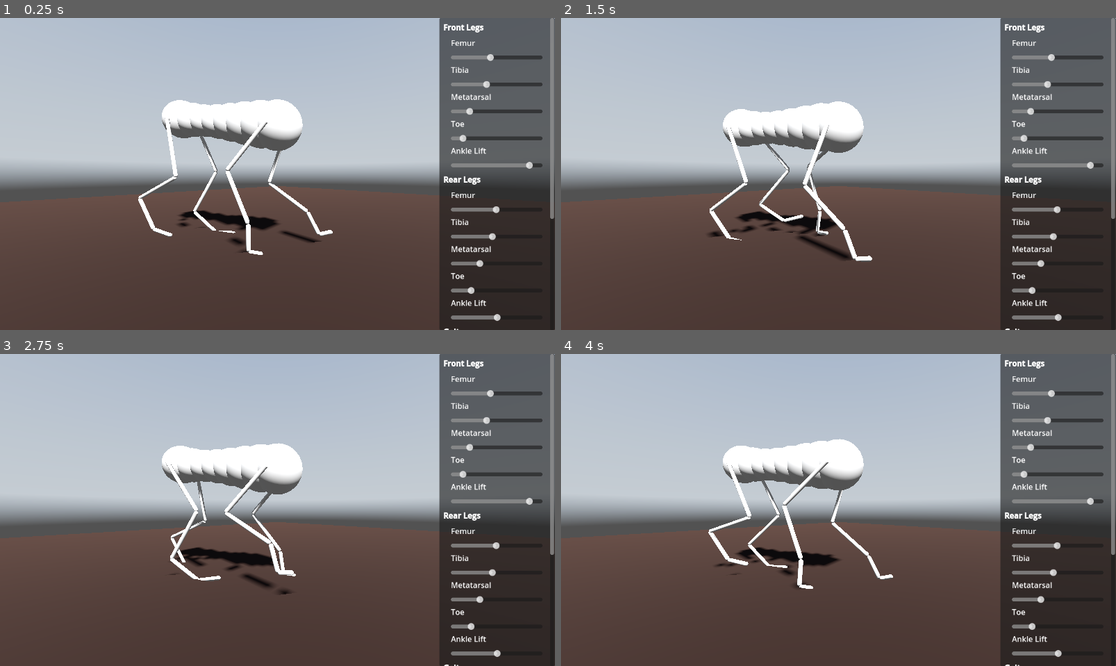
Above: before the commit, frames 1-4 (two rows, left to right).
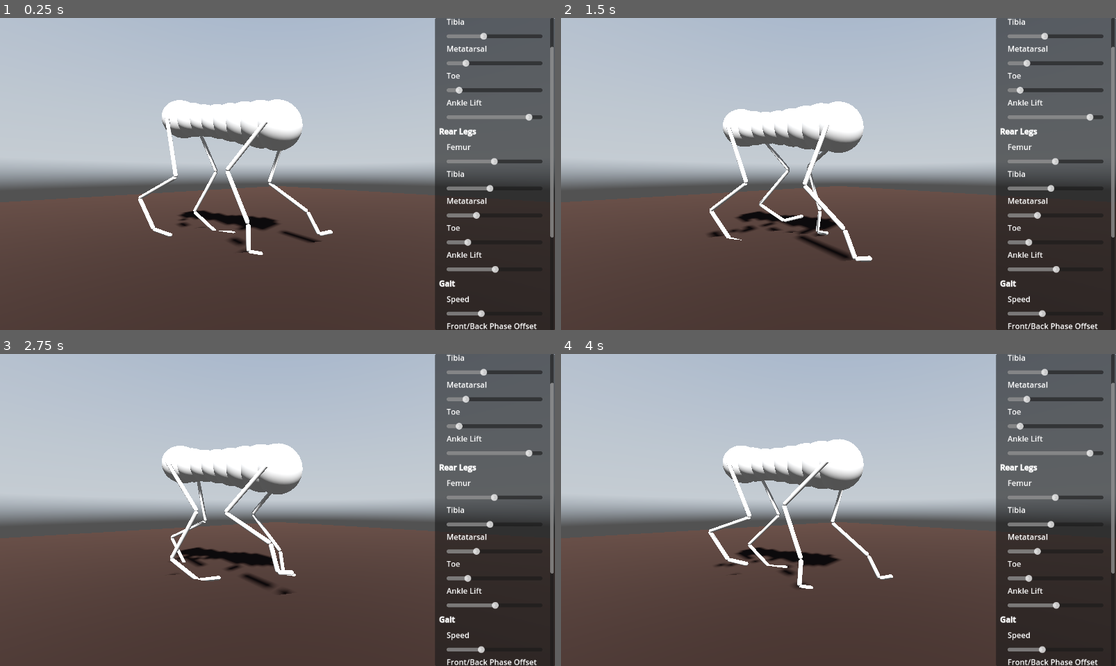
Above: after the commit, the same moments.

Repository: jehoz/legs-and-gaits
Game: Godot game, scene res://scenes/default.tscn
The game is run twice, just before and just after one commit, with the same random seed, the same clock (stepped at 60 frames per second) and the same inputs. A sky picture missing from this copy of the repository is replaced by a grey-blue gradient.
Inputs:
- Up to frame 1 (0.25 s): no input
- Up to frame 2 (1.5 s): no input
- Up to frame 3 (2.75 s): no input
- Up to frame 4 (4 s): no input

The runs differ from the first frame. In frame 1, 5.6% of the frame differs, in the area x 78-100%, y 0-100%; in frame 2, 5.6%; in frame 3, 5.6%; in frame 4, 5.6%.
Error before the commit: Invalid assignment of property or key 'step' with value of type 'float' on a base object of type 'Nil'. (res://scenes/control_panel.gd:88)

Commit message:
Wire up control panel elements

Diff:
--- a/scenes/default.tscn
+++ b/scenes/default.tscn
@@ -99,11 +99,12 @@
 anchor_bottom = 1.0
 offset_left = -240.0
 
-[node name="Panel" type="Panel" parent="CanvasLayer/Control" …(255 unchanged characters)… kle_lift_slider", "gait_speed_slider", "phase_offset_slider", "step_height_slide …(75 unchanged characters)…
+[node name="Panel" type="Panel" parent="CanvasLayer/Control" …(255 unchanged characters)… kle_lift_slider", "gait_speed_slider", "front_back_phase_offset_slider", "left_right_phase_offset_slider", "step_height_slide …(75 unchanged characters)…
 layout_mode = 1
 anchors_preset = 15
 anchor_right = 1.0
 anchor_bottom = 1.0
+offset_left = -9.0
 grow_horizontal = 2
 grow_vertical = 2
 mouse_filter = 2
@@ -120,7 +121,8 @@
 rear_toe_slider = NodePath("ScrollContainer/MarginContainer/VBoxContainer/MarginContainer2/VBoxContainer/RearToeSlider")
 rear_ankle_lift_slider = NodePath("ScrollContainer/MarginContainer/VBoxContainer/MarginContainer2/VBoxContainer/RearAnkleLiftSlider")
 gait_speed_slider = NodePath("ScrollContainer/MarginContainer/VBoxContainer/MarginContainer3/VBoxContainer/SpeedSlider")
-phase_offset_slider = NodePath("ScrollContainer/MarginContainer/VBoxContainer/MarginContainer3/VBoxContainer/PhaseOffsetSlider")
+front_back_phase_offset_slider = NodePath("ScrollContainer/MarginContainer/VBoxContainer/MarginContainer3/VBoxContainer/FrontBackPhaseOffsetSlider")
+left_right_phase_offset_slider = NodePath("ScrollContainer/MarginContainer/VBoxContainer/MarginContainer3/VBoxContainer/LeftRightPhaseOffsetSlider")
 step_height_slider = NodePath("ScrollContainer/MarginContainer/VBoxContainer/MarginContainer3/VBoxContainer/StepHeightSlider")
 step_length_slider = NodePath("ScrollContainer/MarginContainer/VBoxContainer/MarginContainer3/VBoxContainer/StepLengthSlider")
 up_down_bias_slider = NodePath("ScrollContainer/MarginContainer/VBoxContainer/MarginContainer3/VBoxContainer/UpDownBiasSlider")
@@ -135,6 +137,7 @@
 offset_bottom = 1.0
 grow_horizontal = 2
 grow_vertical = 2
+scroll_vertical = 367
 
 [node name="MarginContainer" type="MarginContainer" parent="CanvasLayer/Control/Panel/ScrollContainer"]
 layout_mode = 2
@@ -292,12 +295,21 @@
 custom_minimum_size = Vector2(0, 28)
 layout_mode = 2
 
-[node name="PhaseOffsetLabel" type="RichTextLabel" parent="CanvasLayer/Control/Panel/ScrollContainer/MarginContainer/VBoxContainer/MarginContainer3/VBoxContainer"]
-custom_minimum_size = Vector2(0, 28)
-layout_mode = 2
-text = "Phase Offset"
-
-[node name="PhaseOffsetSlider" type="HSlider" parent="CanvasLayer/Control/Panel/ScrollContainer/MarginContainer/VBoxContainer/MarginContainer3/VBoxContainer"]
+[node name="FrontBackPhaseOffsetLabel" type="RichTextLabel" parent="CanvasLayer/Control/Panel/ScrollContainer/MarginContainer/VBoxContainer/MarginContainer3/VBoxContainer"]
+custom_minimum_size = Vector2(0, 28)
+layout_mode = 2
+text = "Front/Back Phase Offset"
+
+[node name="FrontBackPhaseOffsetSlider" type="HSlider" parent="CanvasLayer/Control/Panel/ScrollContainer/MarginContainer/VBoxContainer/MarginContainer3/VBoxContainer"]
+custom_minimum_size = Vector2(0, 28)
+layout_mode = 2
+
+[node name="LeftRightPhaseOffsetLabel" type="RichTextLabel" parent="CanvasLayer/Control/Panel/ScrollContainer/MarginContainer/VBoxContainer/MarginContainer3/VBoxContainer"]
+custom_minimum_size = Vector2(0, 28)
+layout_mode = 2
+text = "Left/Right Phase Offset"
+
+[node name="LeftRightPhaseOffsetSlider" type="HSlider" parent="CanvasLayer/Control/Panel/ScrollContainer/MarginContainer/VBoxContainer/MarginContainer3/VBoxContainer"]
 custom_minimum_size = Vector2(0, 28)
 layout_mode = 2
 
